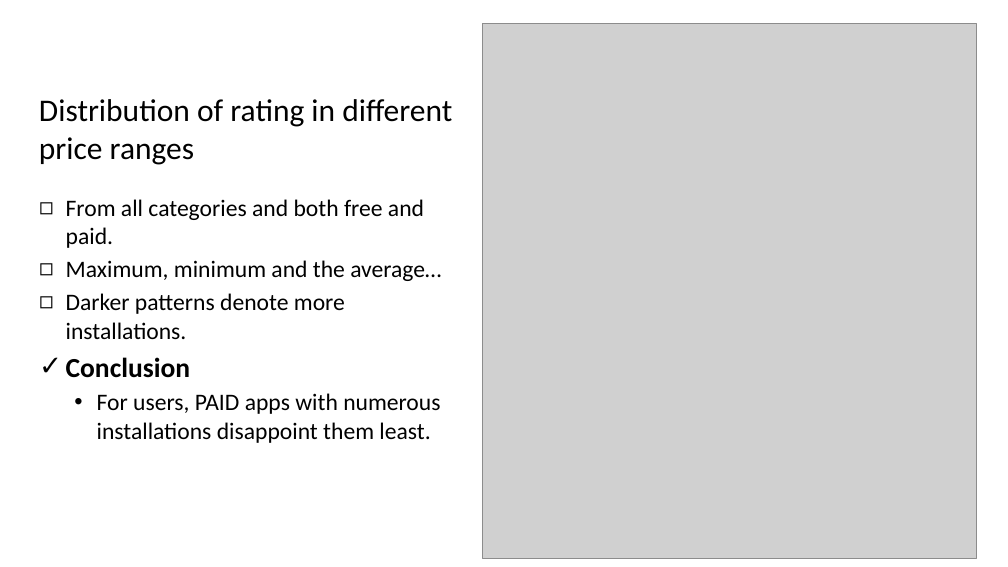
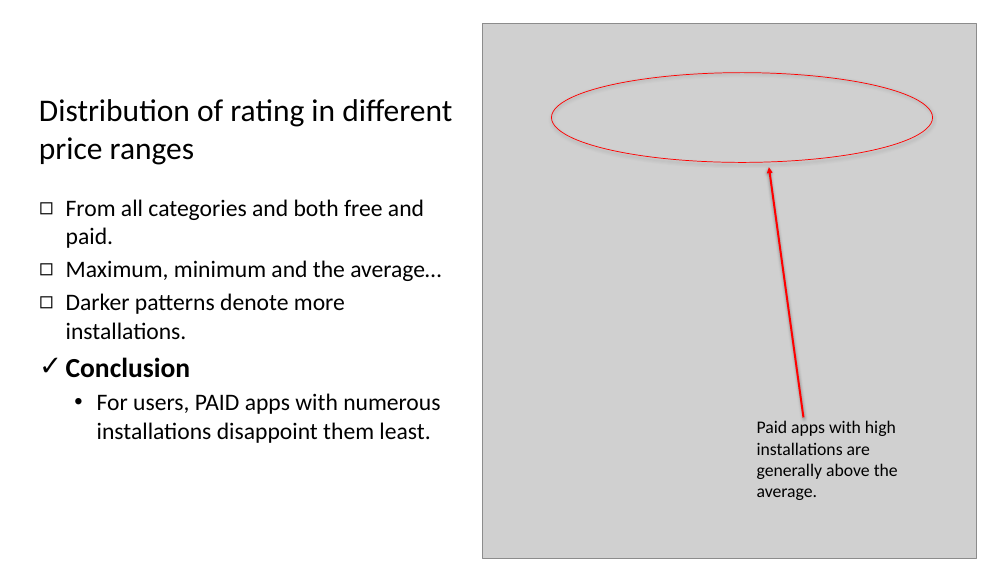
Before and after one commit to Free-lc/NUS_SWS_BDAV_G5, a slide deck: slide 3 of zyq/zyq-Q4.pptx. Drawn at 1008x567 pixels with LibreOffice and Linux fonts; fonts in the diff are those of the drawing; grey boxes stand for pictures; background and template pictures are left out. Boxes give left, top, right and bottom in pixels: in the first picture for what was removed or moved away, otherwise in the second. Text is boxed around its words. In the diff, an @@ line names an element or a change of style, - is before the commit and + after.

```diff
--- a/zyq/zyq-Q4.pptx
+++ b/zyq/zyq-Q4.pptx
@@ ellipse added at bbox=[551, 73, 932, 163], outline #FF0000 0.75 pt @@
@@ arrow added from (803, 417) to (769, 167), #FF0000 2 pt @@
@@ text added at bbox=[757, 420, 898, 500], 18 pt, text #000000 @@
+Paid apps with high installations are generally above the average.
```
Also in this commit, not shown: 1 other slide changed, 1 other file.
